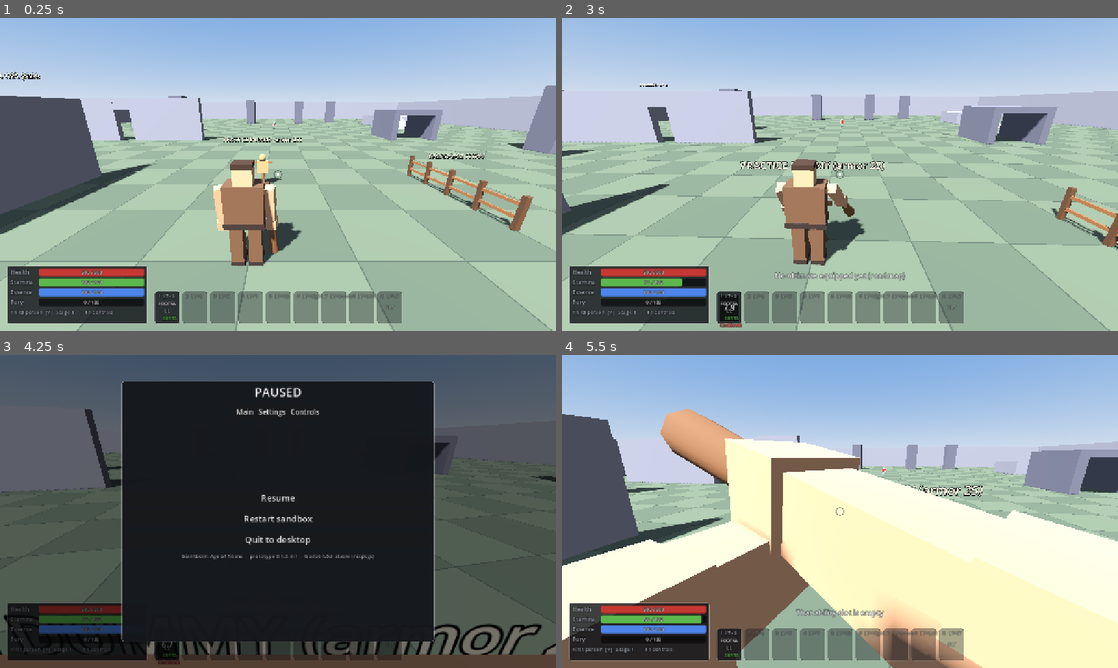
Above: before the commit, frames 1-4 (two rows, left to right).
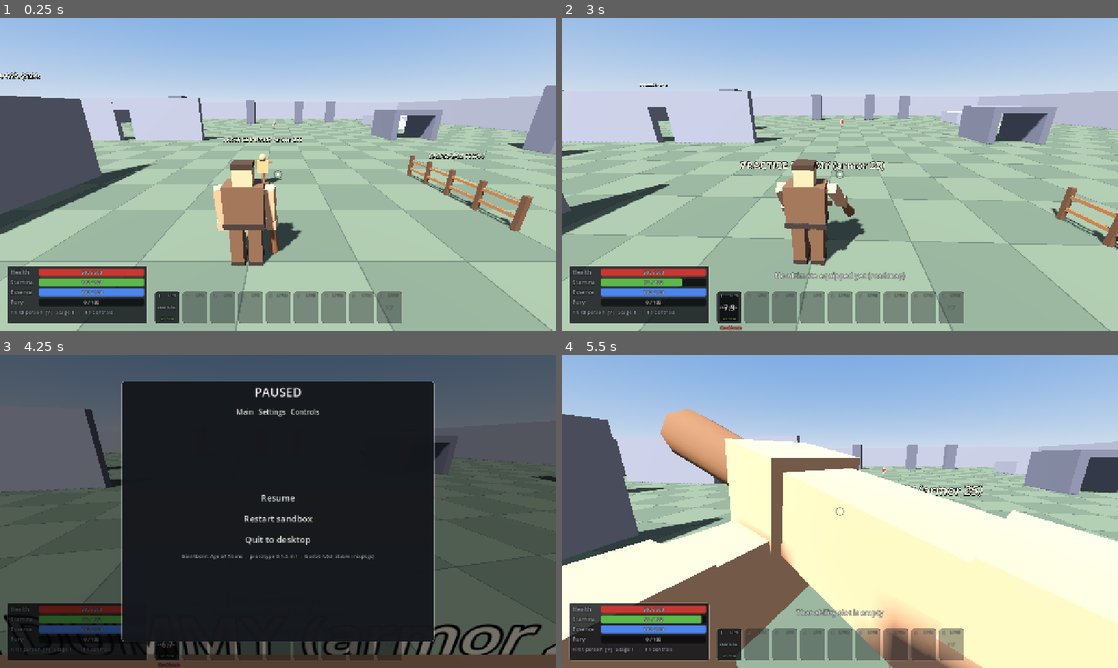
Above: after the commit, the same moments.

Repository: darkstalkermap-prog/Giantborne-Age-of-Titans
Game: Godot game, scene res://scenes/main.tscn
The game is run twice, just before and just after one commit, with the same random seed, the same clock (stepped at 60 frames per second) and the same inputs.
Inputs (mouse positions are in pixels of both pictures, inside the frame that each line leads up to):
- Up to frame 1 (0.25 s): no input
- Up to frame 2 (3 s): tap Enter at 0.5 s; move the mouse to (867, 174) at 0.52 s; hold W (move_forward) from 0.53 s (still down); right-click (867, 174) at 0.6 s; tap F (jump) at 0.77, 1.52 s; tap V (camera_toggle) at 0.8, 1.35 s; move the mouse to (812, 174) at 1.27 s; tap R (ultimate) at 1.55, 2.1 s; move the mouse to (851, 168) at 2.02 s; right-click (851, 168) at 2.3 s; move the mouse to (834, 180) at 2.77 s; tap 1 (ability_1) at 2.85 s
- Up to frame 3 (4.25 s): keep holding W (move_forward); tap F (jump) at 3.02, 3.77 s; tap V (camera_toggle) at 3.05 s; move the mouse to (316, 514) at 3.52 s; tap 2 (ability_2) at 3.6 s; tap R (ultimate) at 3.8 s; tap Escape (pause) at 4.15 s
- Up to frame 4 (5.5 s): release W (move_forward) at 4.25 s; click "Restart sandbox" at 4.25 s; tap F5 (debug_reset) at 5 s; move the mouse to (795, 508) at 5.02 s; hold W (move_forward) from 5.03 s (still down); tap 3 (ability_3) at 5.1 s; tap F (jump) at 5.27 s; right-click (795, 508) at 5.3 s

The runs differ from the first frame. In frame 1, 0.2% of the frame differs, in the area x 28-71%, y 88-97%; in frame 2, 0.2%, in the area x 28-71%, y 88-100%; in frame 3, less than 0.1%; in frame 4, 0.2%.

Commit message:
Add obstacle-route test, interrupt policy, rumble, spec reference
- Obstacle route through doorway, low arch, ramp and test wall in both
  camera modes with no camera penetration (integration test)
- Per-action interrupt_policy in data (validated; super_armor support)
- Controller vibration on hits, scaled by the vibration setting
- Lock-on camera orbits beside small close targets; locked movement is
  target-relative
- Navmesh duplicated per sandbox instance (fixes rebake collision on
  reset found by the 10-minute soak)
- HUD layout fixes (anchors, hotbar slots), export presets, spec doc

Co-Authored-By: Claude Opus 5.5 <noreply@anthropic.com>
Claude-Session: https://claude.ai/code/session_01Go6wybtSnFfKQb9VkEEDGU

Diff:
--- a/data/abilities/heavy_1.json
+++ b/data/abilities/heavy_1.json
@@ -14,6 +14,7 @@
 	"recovery_s": 0.55,
 	"poise_damage": 35,
 	"max_hits_per_target": 1,
+	"interrupt_policy": "hard_stagger",
 	"tags": ["Melee", "Parryable", "BasicAttack", "Heavy"],
 	"category": "melee",
 	"uses_weapon": true,
--- a/data/abilities/heavy_footfall.json
+++ b/data/abilities/heavy_footfall.json
@@ -16,6 +16,7 @@
 	"recovery_s": 0.45,
 	"poise_damage": 25,
 	"max_hits_per_target": 1,
+	"interrupt_policy": "hard_stagger",
 	"tags": ["Ability", "AoE", "Unparryable"],
 	"category": "ability",
 	"uses_weapon": false,
--- a/data/abilities/light_1.json
+++ b/data/abilities/light_1.json
@@ -14,6 +14,7 @@
 	"recovery_s": 0.30,
 	"poise_damage": 12,
 	"max_hits_per_target": 1,
+	"interrupt_policy": "hard_stagger",
 	"tags": ["Melee", "Parryable", "BasicAttack", "Light"],
 	"category": "melee",
 	"uses_weapon": true,
--- a/data/abilities/light_2.json
+++ b/data/abilities/light_2.json
@@ -14,6 +14,7 @@
 	"recovery_s": 0.30,
 	"poise_damage": 12,
 	"max_hits_per_target": 1,
+	"interrupt_policy": "hard_stagger",
 	"tags": ["Melee", "Parryable", "BasicAttack", "Light"],
 	"category": "melee",
 	"uses_weapon": true,
--- a/data/abilities/light_3.json
+++ b/data/abilities/light_3.json
@@ -14,6 +14,7 @@
 	"recovery_s": 0.30,
 	"poise_damage": 12,
 	"max_hits_per_target": 1,
+	"interrupt_policy": "hard_stagger",
 	"tags": ["Melee", "Parryable", "BasicAttack", "Light"],
 	"category": "melee",
 	"uses_weapon": true,
--- a/data/abilities/soldier_chop.json
+++ b/data/abilities/soldier_chop.json
@@ -14,6 +14,7 @@
 	"recovery_s": 0.80,
 	"poise_damage": 35,
 	"max_hits_per_target": 1,
+	"interrupt_policy": "hard_stagger",
 	"tags": ["Melee", "Parryable"],
 	"category": "melee",
 	"uses_weapon": true,
--- a/data/abilities/soldier_slash.json
+++ b/data/abilities/soldier_slash.json
@@ -14,6 +14,7 @@
 	"recovery_s": 0.65,
 	"poise_damage": 20,
 	"max_hits_per_target": 1,
+	"interrupt_policy": "hard_stagger",
 	"tags": ["Melee", "Parryable"],
 	"category": "melee",
 	"uses_weapon": true,
--- a/scripts/combat/action_def.gd
+++ b/scripts/combat/action_def.gd
@@ -44,6 +44,7 @@
 var tracking_fraction := 0.0
 var soft_target_max_deg := 10.0
 var unlock_stage := 1
+var interrupt_policy := "hard_stagger"   ## hard_stagger: a hard stagger interrupts; super_armor: it does not
 var iframe_start_tick := 0
 var iframe_end_tick := 0
 var params: Dictionary = {}   ## the raw record, for kind-specific tuning
@@ -89,6 +90,7 @@
 	a.tracking_fraction = float(d.get("tracking_fraction", 0.0))
 	a.soft_target_max_deg = float(d.get("soft_target_max_deg", 10.0))
 	a.unlock_stage = int(d.get("unlock_stage", 1))
+	a.interrupt_policy = str(d.get("interrupt_policy", "hard_stagger"))
 	if a.kind == "dodge":
 		# Dodge: "active" is the movement burst, "recovery" the rest of the 0.75 s.
 		var total := seconds_to_ticks(float(d.get("duration_s", 0.75)))
--- a/scripts/combat/combat_controller.gd
+++ b/scripts/combat/combat_controller.gd
@@ -449,9 +449,14 @@
 
 
 ## Hard stagger: interrupts ordinary attacks and casts. No refund for interrupted actions.
-func apply_stagger(seconds: float, reason: String) -> void:
+## Actions authored with interrupt_policy "super_armor" keep running (the poise meter still
+## resets); returns false in that case.
+func apply_stagger(seconds: float, reason: String) -> bool:
 	if state == State.DEAD:
-		return
+		return false
+	if action != null and action.interrupt_policy == "super_armor":
+		combatant.poise.value = 0.0
+		return false
 	if action != null:
 		_finish_action(true)
 	buffer.clear()
@@ -460,6 +465,7 @@
 	combatant.poise.begin_stagger()
 	_set_state(State.STAGGERED)
 	staggered.emit(seconds, reason)
+	return true
 
 
 func _end_stagger() -> void:
--- a/scripts/combat/combat_entity.gd
+++ b/scripts/combat/combat_entity.gd
@@ -214,7 +214,8 @@
 	if combatant.dead:
 		return
 	if controller != null:
-		controller.apply_stagger(seconds, reason)
+		if not controller.apply_stagger(seconds, reason):
+			return
 	else:
 		combatant.poise.begin_stagger()
 		combatant.poise.end_stagger()
--- a/scripts/core/data_validator.gd
+++ b/scripts/core/data_validator.gd
@@ -26,6 +26,7 @@
 const CANCEL_INTO := ["light", "heavy", "dodge", "block", "ability", "jump"]
 const PHASES := ["windup", "active", "recovery"]
 const SIZE_POLICIES := ["attacker_growth", "none"]
+const INTERRUPT_POLICIES := ["hard_stagger", "super_armor"]
 const ID_REGEX := "^[a-z][a-z0-9_]*(\\.[a-z0-9_]+)+$"
 
 
@@ -187,6 +188,7 @@
 				"tracking_fraction": _num(0.0, 1.0),
 				"soft_target_max_deg": _num(0.0, 45.0),
 				"unlock_stage": _int(1, 10),
+				"interrupt_policy": _str(false, INTERRUPT_POLICIES),
 				"duration_s": _pos(),
 				"move_s": _pos(),
 				"iframe_start_s": _num(0.0),
@@ -487,6 +489,10 @@
 			out.errors.append("%s: hit_shape 'weapon_arc' requires an 'arc'" % ctx)
 		if shape == "cylinder_pulse":
 			_require(d, ["radius_m", "height_m"], ctx, out, "hit_shape 'cylinder_pulse'")
+		if kind == "heavy" and typeof(d.get("cancels")) == TYPE_ARRAY:
+			for rule: Variant in d.cancels:
+				if typeof(rule) == TYPE_DICTIONARY and rule.get("phase") == "active":
+					out.errors.append("%s: heavy attacks cannot be cancelled during their active strike" % ctx)
 		if d.has("damage_split") and typeof(d.damage_split) == TYPE_DICTIONARY:
 			var total := 0.0
 			for k: Variant in d.damage_split:
--- a/scripts/presentation/hit_feedback.gd
+++ b/scripts/presentation/hit_feedback.gd
@@ -107,8 +107,21 @@
 		return
 	if target.team == CombatEntity.Team.PLAYER and r.health_damage > 0:
 		rig.add_shake(clampf(0.25 + r.health_damage / 120.0, 0.25, 0.7))
+		_rumble(0.35, 0.6, 0.18)
 	elif r.event.attacker_id == "player" and r.health_damage > 0:
 		rig.add_shake(0.35 if r.event.has_tag("Heavy") else 0.15)
+		_rumble(0.2, 0.45 if r.event.has_tag("Heavy") else 0.15, 0.1)
+	elif r.outcome == HitResult.Outcome.PARRIED and target.team == CombatEntity.Team.PLAYER:
+		_rumble(0.5, 0.2, 0.12)
+
+
+## Controller rumble, scaled by the vibration setting (0 disables it).
+func _rumble(weak: float, strong: float, seconds: float) -> void:
+	var scale := float(Settings.get_value("vibration"))
+	if scale <= 0.0:
+		return
+	for device in Input.get_connected_joypads():
+		Input.start_joy_vibration(device, clampf(weak * scale, 0.0, 1.0), clampf(strong * scale, 0.0, 1.0), seconds)
 
 
 func _spawn_number(pos: Vector3, text: String, color: Color) -> void:
--- a/scripts/world/sandbox_arena.gd
+++ b/scripts/world/sandbox_arena.gd
@@ -11,9 +11,17 @@
 
 func _ready() -> void:
 	add_to_group("sandbox")
-	nav_region.bake_finished.connect(func() -> void: bake_count += 1)
+	# The NavigationMesh is a sub-resource shared by every instance of this scene. Give each
+	# instance its own copy so a background rebake in a scene being reset can never collide
+	# with the fresh scene's bake.
+	nav_region.navigation_mesh = nav_region.navigation_mesh.duplicate()
+	nav_region.bake_finished.connect(_on_bake_finished)
 	nav_region.bake_navigation_mesh(false)
 	Events.object_destroyed.connect(_on_object_destroyed)
+
+
+func _on_bake_finished() -> void:
+	bake_count += 1
 
 
 func _on_object_destroyed(_tick: int, _world_id: String, _by: String) -> void:
--- /dev/null
+++ b/tests/integration/test_obstacle_route.gd
@@ -0,0 +1,67 @@
+extends IntegrationSuite
+## Fixed obstacle route through the real sandbox (narrow doorway, low 4.2 m arch, 20 degree
+## ramp onto a platform, past the test wall) in both camera modes. Checks that the giant
+## fits and that the camera never ends up inside world geometry.
+
+const ARENA := "res://scenes/world/sandbox_arena.tscn"
+const ROUTE := [
+	Vector3(-25, 0, 18), Vector3(-25, 0, 10), Vector3(-25, 0, 3),     # doorway 2.6 m wide
+	Vector3(10, 0, 16), Vector3(25, 0, 12), Vector3(25, 0, 6), Vector3(25, 0, -1),  # low arch
+	Vector3(36, 0, -6), Vector3(36, 0, -14), Vector3(36, 3, -23),     # ramp to platform
+	Vector3(36, 3, -26), Vector3(36, 0, -6),                           # back down
+	Vector3(-12.4, 0, 30), Vector3(-12.4, 0, 41),                      # along the test wall
+]
+
+
+func _run_route(first_person: bool) -> Dictionary:
+	var arena: Node3D = (load(ARENA) as PackedScene).instantiate()
+	world.add_child(arena)
+	var soldier := arena.get_node("Soldier01") as SoldierEnemy
+	soldier.ai_enabled = false
+	var p := arena.get_node("Player") as GiantPlayer
+	p.router.use_injection = true
+	await step_ticks(5)
+	if first_person:
+		p.router.inject_edge(&"camera_toggle")
+		await step_ticks(1)
+	var space := p.get_world_3d().direct_space_state
+	var q := PhysicsPointQueryParameters3D.new()
+	q.collision_mask = HitQueryAdapter.OCCLUDER_MASK
+	var inside_ticks := 0
+	var reached := 0
+	var worst := ""
+	for wp: Vector3 in ROUTE:
+		var ok := false
+		for i in 15 * 60:
+			var to := wp - p.global_position
+			to.y = 0.0
+			if to.length() < 1.2 and absf(wp.y - p.global_position.y) < 1.0:
+				ok = true
+				break
+			p.camera_rig.yaw = TargetingRules.yaw_of(to)
+			p.router.set_injected_move(Vector2(0, 1))
+			await step_ticks(1)
+			q.position = p.camera_rig.camera.global_position
+			if not space.intersect_point(q, 1).is_empty():
+				inside_ticks += 1
+				worst = "camera inside geometry near %s" % q.position
+		if not ok:
+			worst = "could not reach %s (stuck at %s)" % [wp, p.global_position]
+			break
+		reached += 1
+	p.router.set_injected_move(Vector2.ZERO)
+	arena.queue_free()
+	await step_ticks(2)
+	return {"reached": reached, "inside": inside_ticks, "note": worst}
+
+
+func test_route_third_person() -> void:
+	var r: Dictionary = await _run_route(false)
+	assert_eq(r.reached, ROUTE.size(), "third person: every waypoint reached (%s)" % r.note)
+	assert_eq(r.inside, 0, "third person: camera never inside geometry (%s)" % r.note)
+
+
+func test_route_first_person() -> void:
+	var r: Dictionary = await _run_route(true)
+	assert_eq(r.reached, ROUTE.size(), "first person: every waypoint reached (%s)" % r.note)
+	assert_eq(r.inside, 0, "first person: camera never inside geometry (%s)" % r.note)
--- a/ui/hud.gd
+++ b/ui/hud.gd
@@ -134,21 +134,28 @@
 	cooldown.anchor_bottom = 1.0
 	cooldown.mouse_filter = Control.MOUSE_FILTER_IGNORE
 	stack.add_child(cooldown)
-	var key := UiKit.label("", 11, UiKit.MUTED)
-	key.position = Vector2(0, -2)
+	var key := UiKit.label("", 12, UiKit.TEXT)
+	key.position = Vector2(0, -4)
 	stack.add_child(key)
-	var title := UiKit.label("", 10)
+	var pad := UiKit.label("", 8, UiKit.MUTED)
+	pad.anchor_left = 1.0
+	pad.anchor_right = 1.0
+	pad.offset_left = -40
+	pad.offset_top = -2
+	pad.horizontal_alignment = HORIZONTAL_ALIGNMENT_RIGHT
+	stack.add_child(pad)
+	var title := UiKit.label("", 9)
 	title.set_anchors_and_offsets_preset(Control.PRESET_FULL_RECT)
 	title.horizontal_alignment = HORIZONTAL_ALIGNMENT_CENTER
 	title.vertical_alignment = VERTICAL_ALIGNMENT_CENTER
-	title.autowrap_mode = TextServer.AUTOWRAP_WORD_SMART
+	title.clip_text = true
 	stack.add_child(title)
-	var cost := UiKit.label("", 10, UiKit.STAMINA)
+	var cost := UiKit.label("", 9, UiKit.STAMINA)
 	cost.anchor_top = 1.0
 	cost.anchor_bottom = 1.0
 	cost.anchor_right = 1.0
-	cost.offset_top = -14
-	cost.horizontal_alignment = HORIZONTAL_ALIGNMENT_RIGHT
+	cost.offset_top = -13
+	cost.horizontal_alignment = HORIZONTAL_ALIGNMENT_CENTER
 	stack.add_child(cost)
 	var timer := UiKit.label("", 18)
 	timer.set_anchors_and_offsets_preset(Control.PRESET_FULL_RECT)
@@ -159,11 +166,11 @@
 	reason.anchor_top = 1.0
 	reason.anchor_bottom = 1.0
 	reason.anchor_right = 1.0
-	reason.offset_top = 2
-	reason.offset_bottom = 16
+	reason.offset_top = 8
+	reason.offset_bottom = 22
 	reason.horizontal_alignment = HORIZONTAL_ALIGNMENT_CENTER
 	stack.add_child(reason)
-	return {"root": root, "cooldown": cooldown, "key": key, "title": title, "cost": cost,
+	return {"root": root, "cooldown": cooldown, "key": key, "pad": pad, "title": title, "cost": cost,
 		"timer": timer, "reason": reason, "index": index}
 
 
@@ -365,8 +372,9 @@
 		var id := str(c.loadout.get("ultimate" if is_ultimate else "slot_%d" % (i + 1), ""))
 		var def: ActionDef = c.library.get(id) if id != "" else null
 		var kb := InputBindings.describe_action("ultimate" if is_ultimate else "ability_%d" % (i + 1), false)
-		var pad: String = "LT+RT" if is_ultimate else "LT+" + str(["A", "B", "X", "Y", "Up", "Right", "Down", "Left"][i])
-		(slot.key as Label).text = "%s  %s" % [kb, pad]
+		var pad: String = "LT+RT" if is_ultimate else "LT+" + str(["A", "B", "X", "Y", "Up", "Rt", "Dn", "Lt"][i])
+		(slot.key as Label).text = kb
+		(slot.pad as Label).text = pad
 		var root: PanelContainer = slot.root
 		if def == null:
 			(slot.title as Label).text = "ULT" if is_ultimate else ""
--- a/ui/pause_menu.gd
+++ b/ui/pause_menu.gd
@@ -131,7 +131,10 @@
 	grid.add_child(UiKit.label(text, 15))
 	var c := CheckBox.new()
 	c.button_pressed = bool(Settings.get_value(key))
-	c.toggled.connect(func(on: bool) -> void: Settings.set_value(key, on))
+	c.text = "On" if c.button_pressed else "Off"
+	c.toggled.connect(func(on: bool) -> void:
+		c.text = "On" if on else "Off"
+		Settings.set_value(key, on))
 	grid.add_child(c)
 
 
Not shown, added: export_presets.cfg
Not shown, added: tests/integration/test_obstacle_route.gd.uid
Not shown, added: docs/GIANTBORN_SPEC_V2.md
